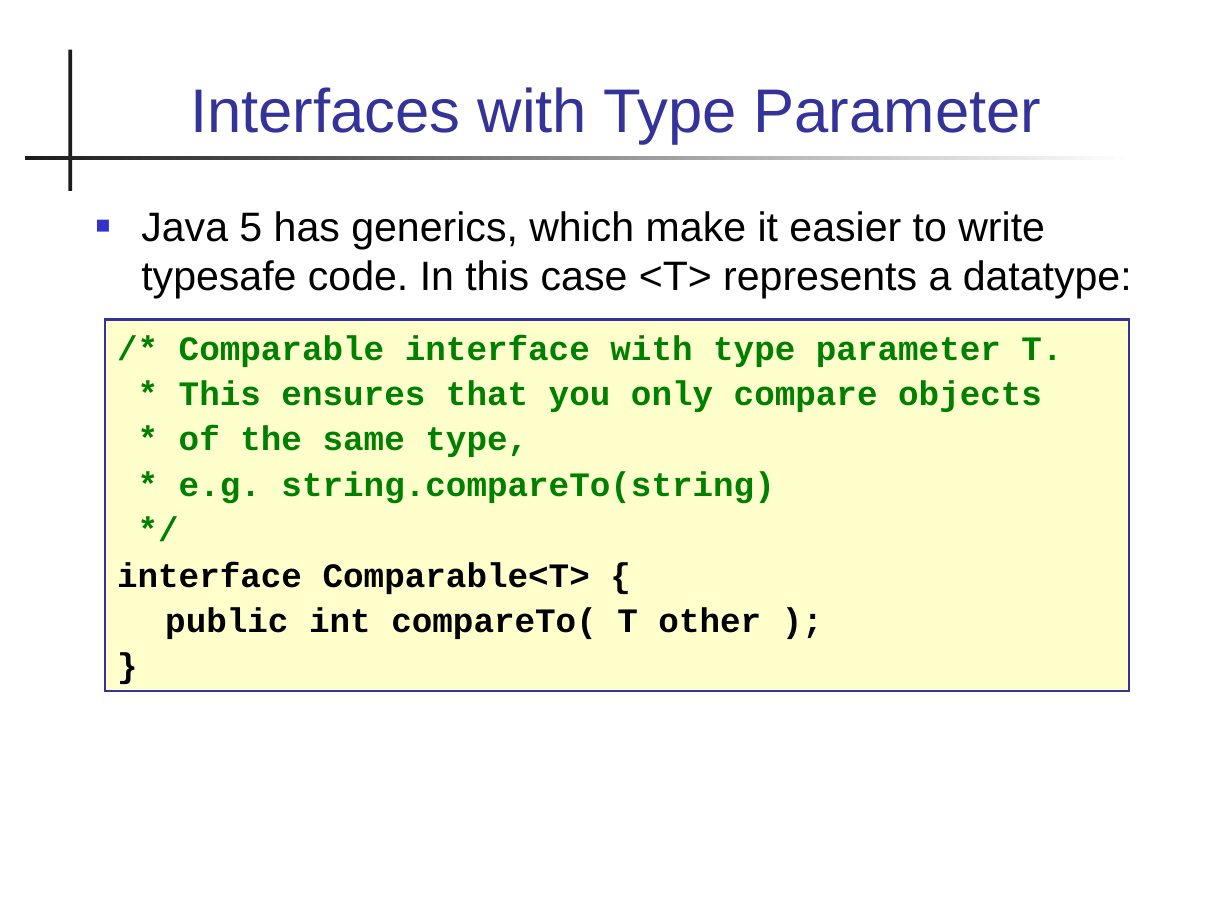
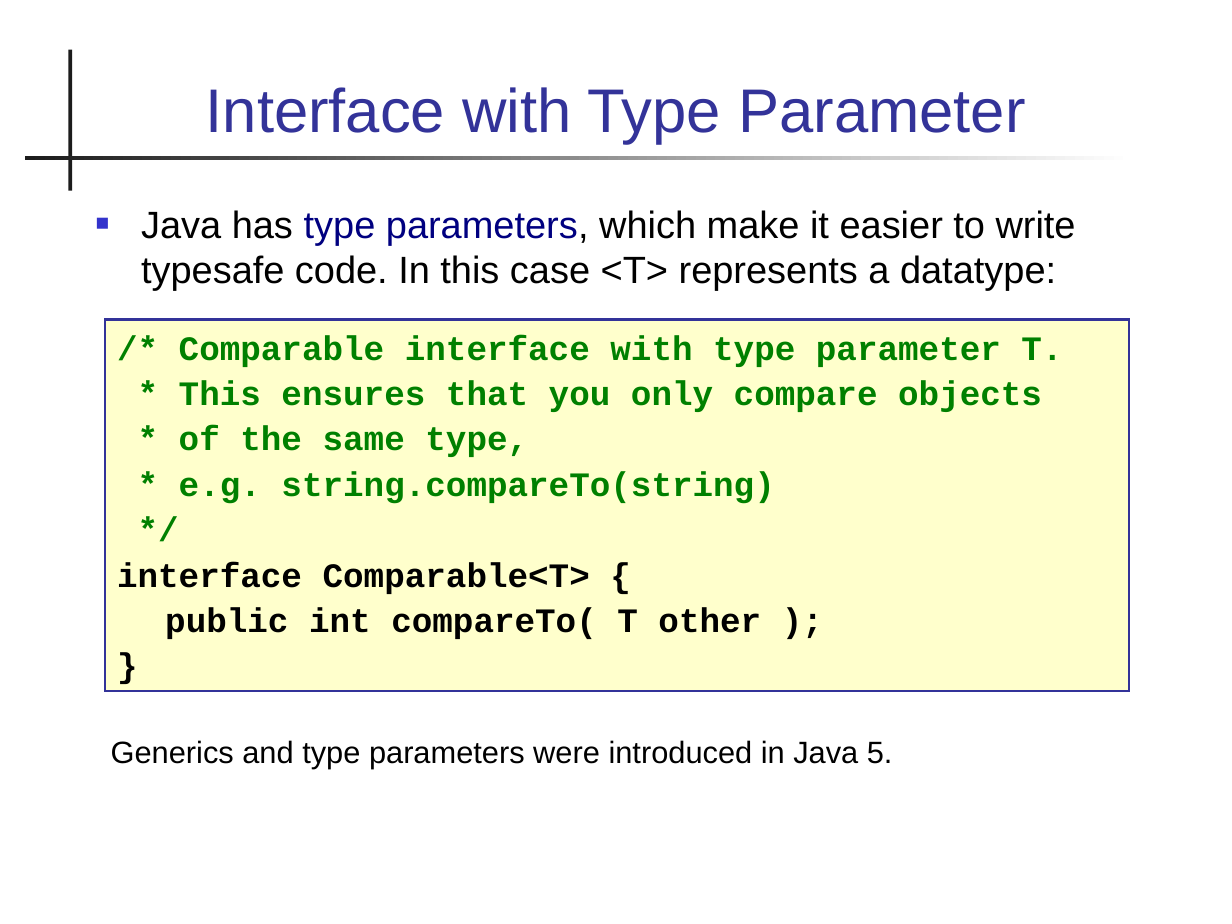
Before and after one commit to skeoop/skeoop.github.io, a slide deck: slide 9 of week3/Lexical-Order-and-Sorting.ppt. Drawn at 1232x924 pixels with LibreOffice and Linux fonts; fonts in the diff are those of the drawing. Boxes give left, top, right and bottom in pixels: in the first picture for what was removed or moved away, otherwise in the second. Text is boxed around its words. In the diff, an @@ line names an element or a change of style, - is before the commit and + after.

```diff
--- a/week3/Lexical-Order-and-Sorting.ppt
+++ b/week3/Lexical-Order-and-Sorting.ppt
@@ title at [206,87,1025,144]: text changed @@
-Interfaces with Type Parameter
+Interface with Type Parameter
@@ text at [141,210,1076,291]: text changed; size 24 to 22.2 pt @@
-■ Java 5 has generics, which make it easier to write typesafe code. In this case <T> represents a datatype:
+■ Java has type parameters, which make it easier to write typesafe code. In this case <T> represents a datatype:
@@ text added at [111,740,893,769], 18 pt, text #000000 @@
+Generics and type parameters were introduced in Java 5.
```
Also in this commit, not shown: 7 other slides changed, 10 slides added, 1 slide removed, 1 other file.
